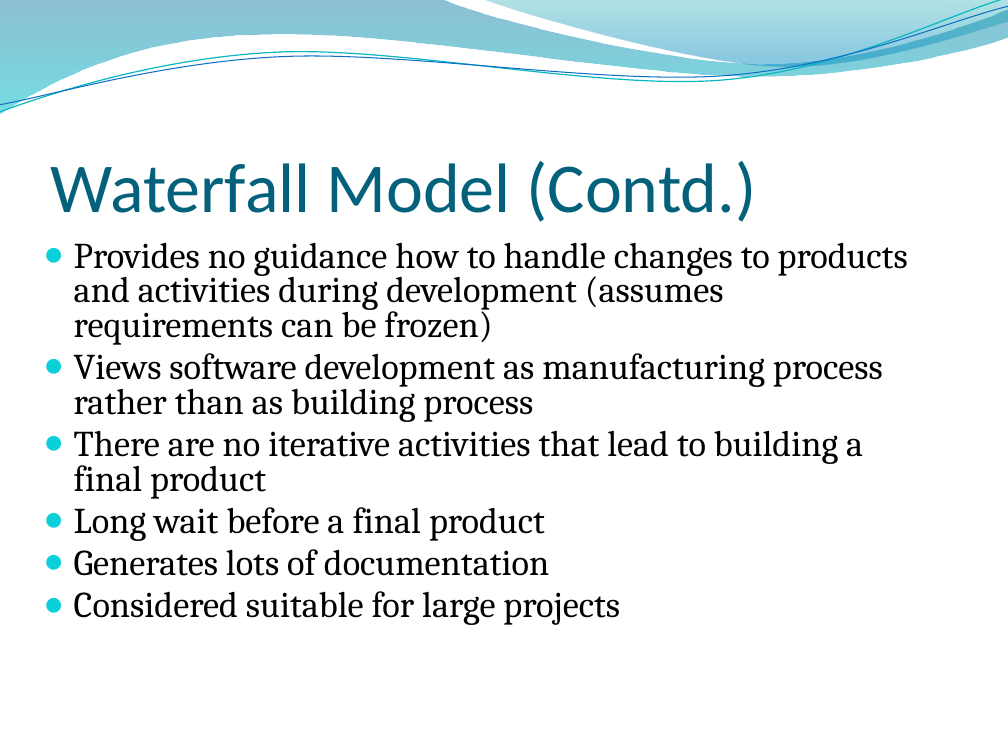
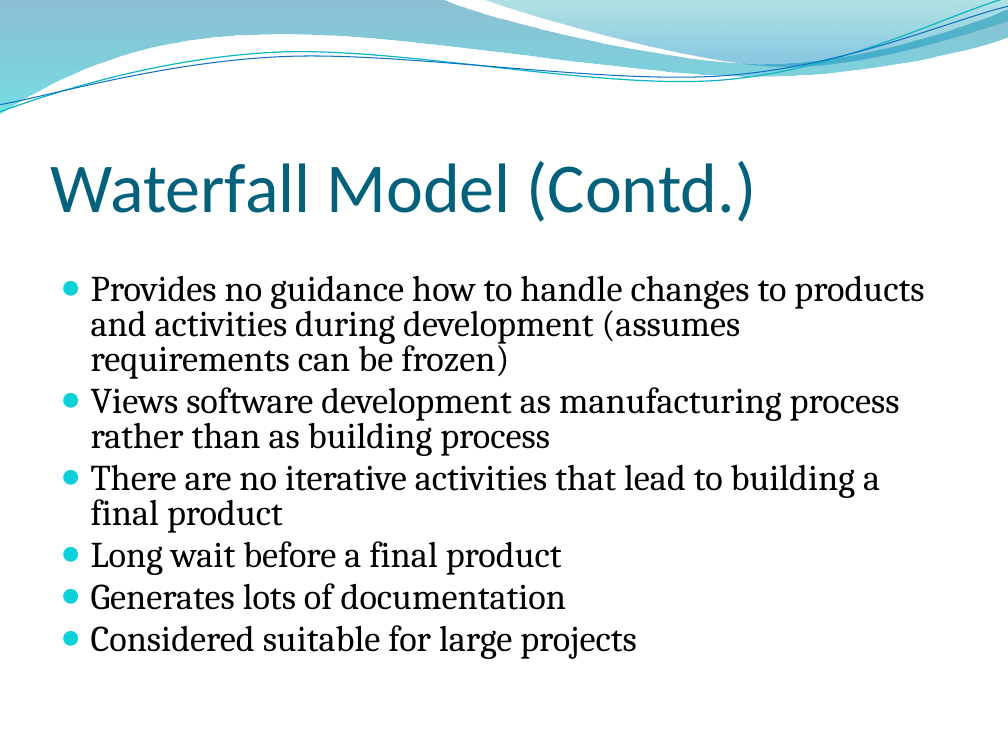
Before and after one commit to abdulsaboor938/Semester-4, a slide deck: slide 14 of Software Engineering/Slides/Lecture 3-4 Software Process Models 20200926 A.pptx. Drawn at 1008x756 pixels with LibreOffice and Linux fonts; fonts in the diff are those of the drawing; background and template pictures are left out. Boxes give left, top, right and bottom in pixels: in the first picture for what was removed or moved away, otherwise in the second. Text is boxed around its words. In the diff, an @@ line names an element or a change of style, - is before the commit and + after.

```diff
--- a/Software Engineering/Slides/Lecture 3-4 Software Process Models 20200926 A.pptx
+++ b/Software Engineering/Slides/Lecture 3-4 Software Process Models 20200926 A.pptx
@@ text "Provides no guidance how to ...": place and size @@
-text "Provides no guidance how to ..." at (74,242,908,625)
+text "Provides no guidance how to ..." at (91,275,924,659)
```
Also in this commit, not shown: 3 other slides changed, 13 slides added, 1 slide removed, 3 other files.
